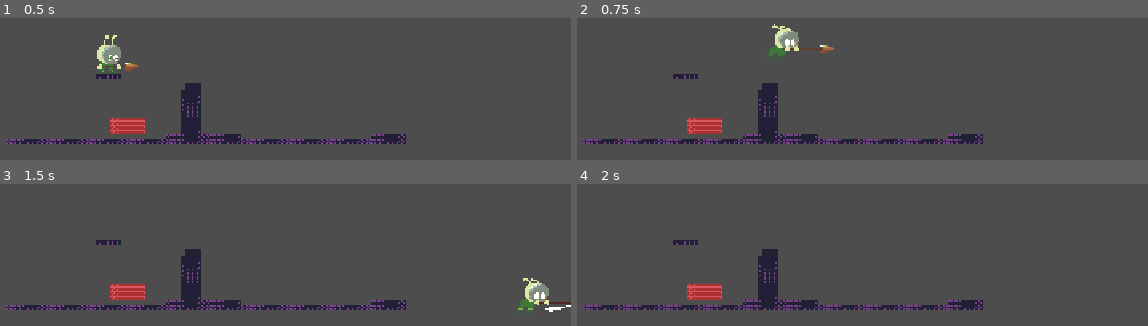
Above: before the commit, frames 1-4 (two rows, left to right).
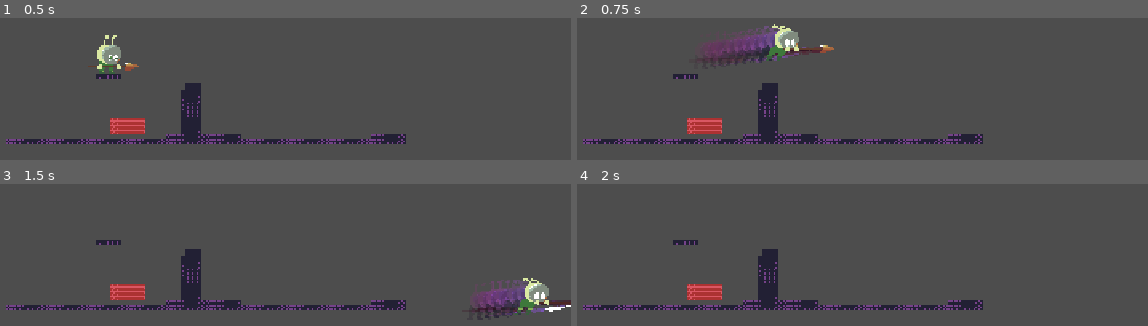
Above: after the commit, the same moments.

Repository: soulwa/ggj2026
Game: Godot game, scene res://Scenes/world.tscn
Two runs of this game, one before a commit and one after it. Both use one fixed random seed, a clock stepped at 60 frames per second and the inputs below.
Inputs:
- Up to frame 1 (0.5 s): no input
- Up to frame 2 (0.75 s): tap Enter at 0.5 s; hold Right (right) from 0.53 s (still down); hold X (action) from 0.53 s (still down)
- Up to frame 3 (1.5 s): keep holding Right (right); tap Z (jump) at 0.77 s; release X (action) at 1.28 s; tap Shift (switch_mask) at 1.35 s
- Up to frame 4 (2 s): keep holding Right (right); tap Z (jump) at 1.52 s

Frame 1 is identical in both runs. In frame 2, 1.7% of the frame differs, in the area x 21-43%, y 5-34%; in frame 3, 1.6%; in frame 4, nothing differs.

Commit message:
trail effect on going fast

Diff:
--- a/Scenes/player.tscn
+++ b/Scenes/player.tscn
@@ -10,6 +10,7 @@
 [ext_resource type="Texture2D" uid="uid://vtqqxwx8dueg" path="res://Assets/Sprites/player-running-spear.png" id="7_3smsa"]
 [ext_resource type="Texture2D" uid="uid://swei1d44s7gd" path="res://Assets/Sprites/player-thrust-mask.png" id="7_gymyn"]
 [ext_resource type="Texture2D" uid="uid://c47nouorgr18i" path="res://Assets/Sprites/player-thrust-spear.png" id="10_pu2lt"]
+[ext_resource type="Script" path="res://Scripts/afterimage_trail.gd" id="11_trail"]
 
 [sub_resource type="RectangleShape2D" id="RectangleShape2D_f3sb7"]
 size = Vector2(21, 21)
@@ -246,3 +247,6 @@
 [node name="Spear" type="AnimatedSprite2D" parent="." unique_id=2118708115]
 sprite_frames = SubResource("SpriteFrames_f1ek2")
 animation = &"thrust"
+
+[node name="AfterimageTrail" type="Node2D" parent="."]
+script = ExtResource("11_trail")
--- /dev/null
+++ b/Scripts/afterimage_trail.gd
@@ -0,0 +1,161 @@
+class_name AfterimageTrail extends Node2D
+## Spawns fading afterimage sprites behind a character during thrust.
+## Trail starts when speed exceeds threshold, continues until landing.
+
+@export var enabled := true
+@export var max_images := 30  ## Max concurrent afterimages (for z-layering)
+
+@export_group("Activation")
+@export var activation_speed := 501.0  ## Speed threshold to START trail (thrust speed)
+
+@export_group("Spawn Rate")
+@export var spawn_distance := 12.0  ## Pixels between afterimages
+
+@export_group("Fade")
+@export var fade_duration := 0.35  ## How long each afterimage lasts
+@export var cleanup_fade_time := 0.12  ## Time for afterimages to catch up when landing
+@export var cleanup_catch_up := true  ## Afterimages move towards player when stopping
+
+@export_group("Colors")
+@export var start_color := Color(0.5, 0.4, 0.9, 0.6)  ## Blue-purple
+@export var mid_color := Color(0.6, 0.2, 0.8, 0.4)    ## Deeper purple
+@export var end_color := Color(0.7, 0.1, 0.6, 0.0)    ## Dark magenta, faded
+
+var _z_offset := 0
+var _sprites: Array[AnimatedSprite2D] = []
+var _body: CharacterBody2D
+var _active_afterimages: Array[Node2D] = []
+var _is_trailing := false  ## Currently showing trail
+var _last_spawn_pos := Vector2.ZERO
+var _distance_accumulated := 0.0
+
+
+func _ready() -> void:
+	_body = get_parent() as CharacterBody2D
+	if not _body:
+		push_warning("AfterimageTrail: Parent must be a CharacterBody2D")
+		return
+
+	for child in _body.get_children():
+		if child is AnimatedSprite2D:
+			_sprites.append(child)
+
+	if _sprites.is_empty():
+		push_warning("AfterimageTrail: No AnimatedSprite2D siblings found")
+
+
+func _physics_process(delta: float) -> void:
+	if not enabled or not _body or _sprites.is_empty():
+		return
+
+	var speed = _body.velocity.length()
+	var on_surface = _body.is_on_floor() or _body.is_on_wall()
+
+	# Trail state machine:
+	# - Start trailing when speed exceeds threshold
+	# - Stop trailing when touching floor or wall
+
+	if not _is_trailing:
+		# Check if we should START trailing
+		if speed >= activation_speed and not on_surface:
+			_start_trailing()
+	else:
+		# Check if we should STOP trailing (landed on surface)
+		if on_surface:
+			_stop_trailing()
+		else:
+			# Continue trailing - spawn afterimages based on distance
+			_update_trail()
+
+
+func _start_trailing() -> void:
+	_is_trailing = true
+	_last_spawn_pos = _body.global_position
+	_distance_accumulated = 0.0
+	_z_offset = 0
+
+
+func _stop_trailing() -> void:
+	_is_trailing = false
+	_cleanup_afterimages()
+	_distance_accumulated = 0.0
+
+
+func _update_trail() -> void:
+	var current_pos = _body.global_position
+	_distance_accumulated += current_pos.distance_to(_last_spawn_pos)
+	_last_spawn_pos = current_pos
+
+	# Spawn afterimages at regular distance intervals
+	while _distance_accumulated >= spawn_distance:
+		_distance_accumulated -= spawn_distance
+		_spawn_afterimage()
+
+
+func _cleanup_afterimages() -> void:
+	var target_pos = _body.global_position
+
+	for afterimage in _active_afterimages:
+		if is_instance_valid(afterimage):
+			var tweens = afterimage.get_meta("tween", null)
+			if tweens and tweens is Tween:
+				tweens.kill()
+
+			var cleanup_tween = afterimage.create_tween()
+			cleanup_tween.set_parallel(true)
+			cleanup_tween.tween_property(afterimage, "modulate:a", 0.0, cleanup_fade_time)
+
+			if cleanup_catch_up:
+				cleanup_tween.tween_property(afterimage, "global_position", target_pos, cleanup_fade_time).set_ease(Tween.EASE_OUT).set_trans(Tween.TRANS_QUAD)
+
+			cleanup_tween.set_parallel(false)
+			cleanup_tween.tween_callback(afterimage.queue_free)
+
+	_active_afterimages.clear()
+
+
+func _spawn_afterimage() -> void:
+	_z_offset += 1
+	if _z_offset > max_images:
+		_z_offset = 1
+
+	var container = Node2D.new()
+	container.global_position = _body.global_position
+	container.z_index = _body.z_index - (max_images - _z_offset + 1)
+
+	for sprite in _sprites:
+		var afterimage = Sprite2D.new()
+		afterimage.texture = sprite.sprite_frames.get_frame_texture(
+			sprite.animation,
+			sprite.frame
+		)
+		afterimage.flip_h = sprite.flip_h
+		afterimage.position = sprite.position
+		afterimage.scale = sprite.scale
+		afterimage.texture_filter = CanvasItem.TEXTURE_FILTER_NEAREST
+		container.add_child(afterimage)
+
+	container.modulate = start_color
+	_body.get_parent().add_child(container)
+	_active_afterimages.append(container)
+
+	# Animate: start -> mid -> end color with slight shrink
+	var tween = container.create_tween()
+	container.set_meta("tween", tween)
+
+	tween.set_parallel(true)
+	tween.tween_property(container, "modulate", mid_color, fade_duration * 0.4)
+	tween.tween_property(container, "scale", container.scale * 0.95, fade_duration * 0.4)
+	tween.set_parallel(false)
+
+	tween.set_parallel(true)
+	tween.tween_property(container, "modulate", end_color, fade_duration * 0.6)
+	tween.tween_property(container, "scale", container.scale * 0.85, fade_duration * 0.6)
+	tween.set_parallel(false)
+
+	tween.tween_callback(_remove_afterimage.bind(container))
+
+
+func _remove_afterimage(afterimage: Node2D) -> void:
+	_active_afterimages.erase(afterimage)
+	afterimage.queue_free()
Not shown, added: Scripts/afterimage_trail.gd.uid
